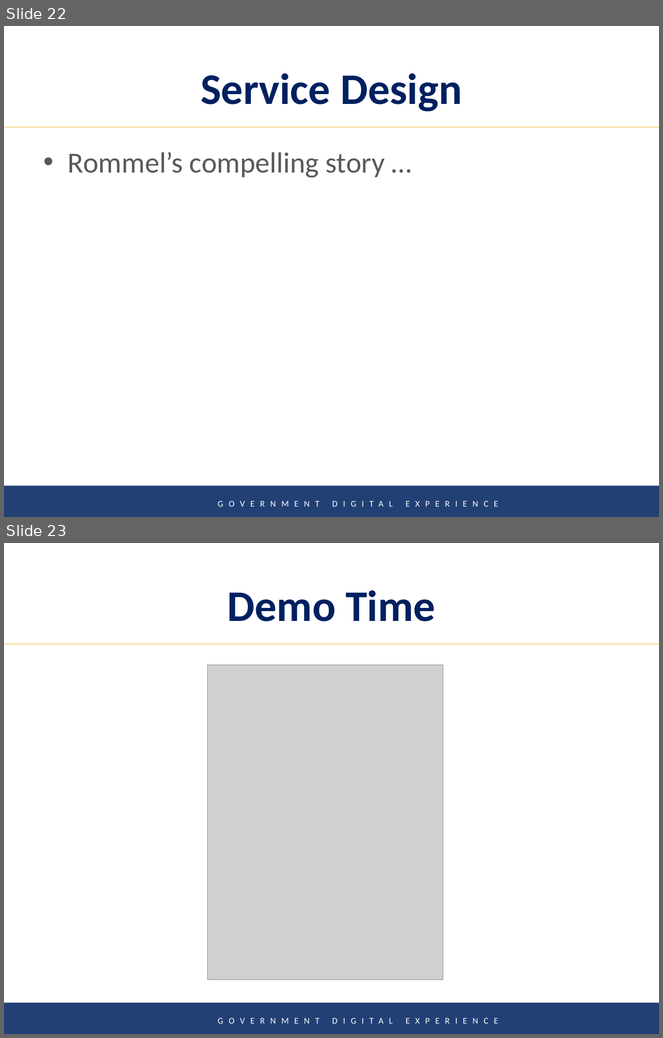
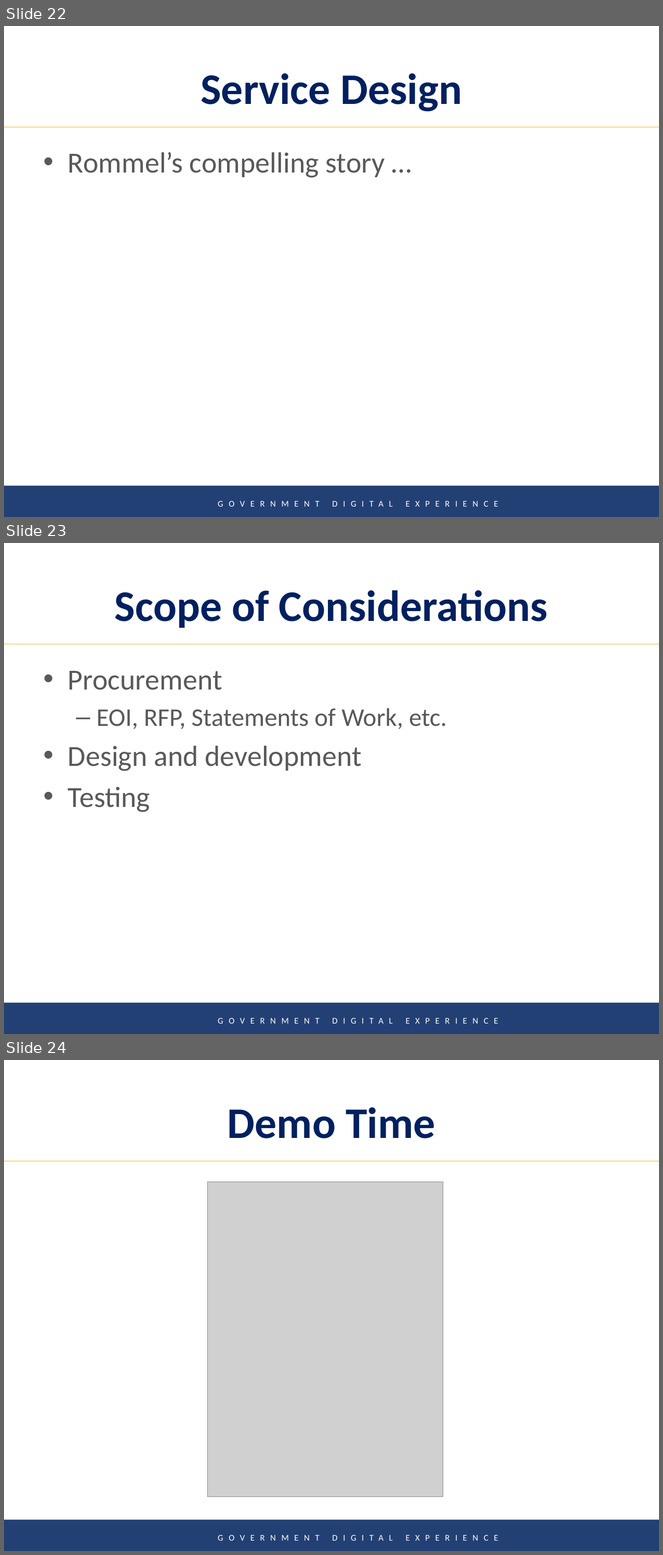
Before and after one commit to Gavin-McLeod/Accessibility-presentation, a slide deck: Digital Product Innovation in the Public Service-TRAN.pptx. Shown one above the other, each under a label of ours: slides 22 and 23 before the commit, slides 22, 23 and 24 after it. The pictures are 663x1038 and 663x1555 pixels, drawn with LibreOffice and Linux fonts; fonts in the diff are those of the drawing; grey boxes stand for pictures; background and template pictures are left out. Boxes give left, top, right and bottom in pixels: in the first picture for what was removed or moved away, otherwise in the second. Text is boxed around its words. In the diff, an @@ line names an element or a change of style, - is before the commit and + after.

```diff
--- a/Digital Product Innovation in the Public Service-TRAN.pptx
+++ b/Digital Product Innovation in the Public Service-TRAN.pptx
@@ slide 23 added at <box>4,543,659,1034</box>, background #FFFFFF; not listed: 2 template elements that a slide beside it also shows @@
@@ title added at <box>115,590,548,628</box>, 48 pt, text #002060, bold @@
+Scope of Considerations
@@ text added at <box>68,671,447,812</box>, 32 pt, text #595959 @@
+• Procurement
+  – EOI, RFP, Statements of Work, etc.
+• Design and development
+• Testing
@@ what was slide 23 is now slide 24 @@
```
Also in this commit, not shown: 1 slide changed.
